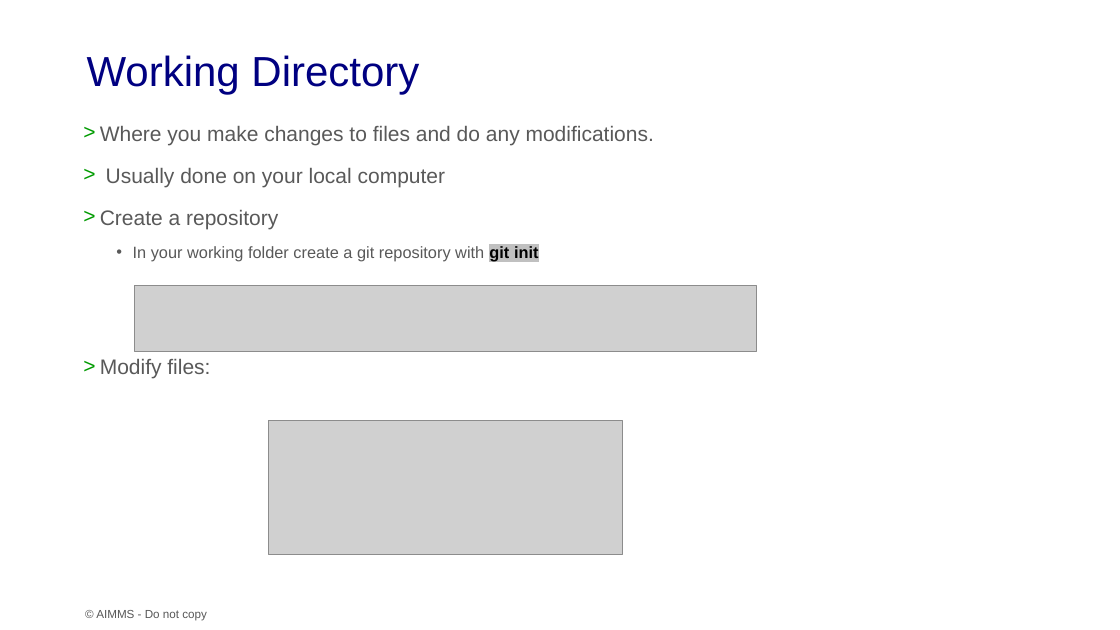
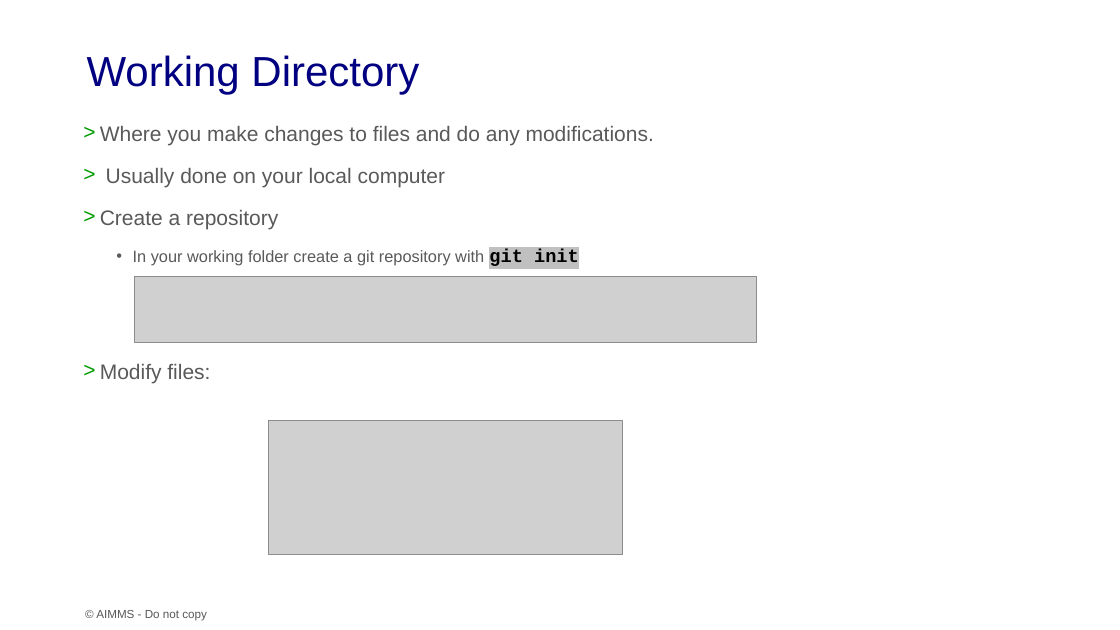
Before and after one commit to khang-bui/GitSlides, a slide deck: slide 4 of Git Basics.pptx. Drawn at 1120x630 pixels with LibreOffice and Linux fonts; fonts in the diff are those of the drawing; grey boxes stand for pictures; background and template pictures are left out. Boxes give left, top, right and bottom in pixels: in the first picture for what was removed or moved away, otherwise in the second. Text is boxed around its words. In the diff, an @@ line names an element or a change of style, - is before the commit and + after.

Commit message:
Formated code text

```diff
--- a/Git Basics.pptx
+++ b/Git Basics.pptx
@@ text at (x1=133, y1=249, x2=579, y2=266): size 14 to 16 pt, font Arial to Courier New in "git init" @@
@@ picture moved from (x1=135, y1=286, x2=757, y2=351) to (x1=135, y1=276, x2=757, y2=342) @@
```
Also in this commit, not shown: 3 other slides changed.
